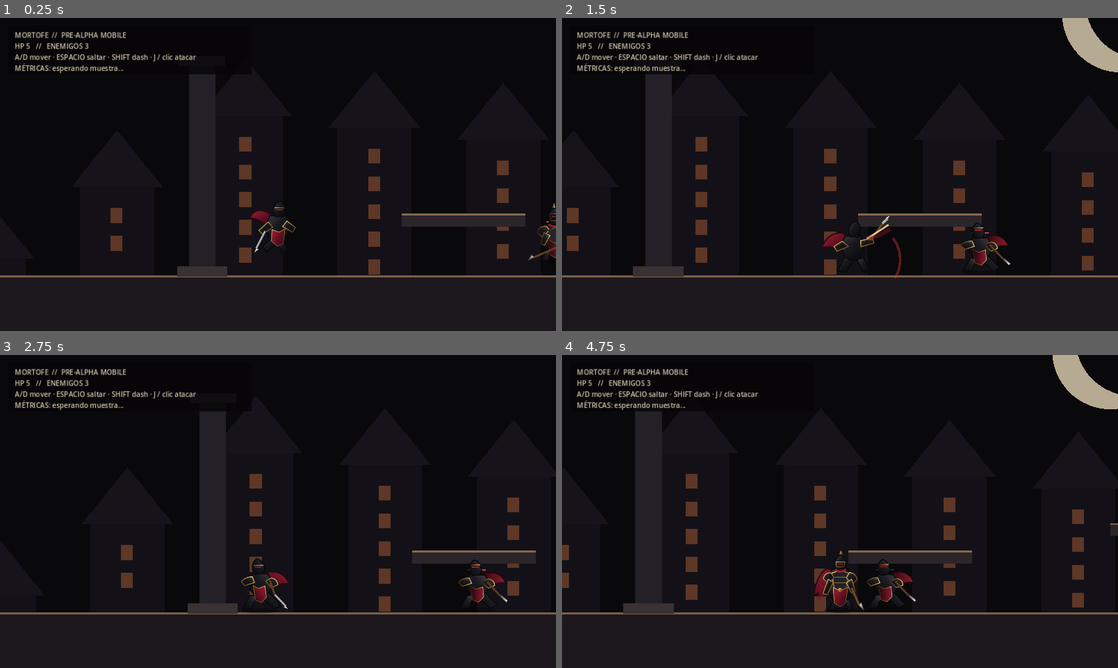
Above: before the commit, frames 1-4 (two rows, left to right).
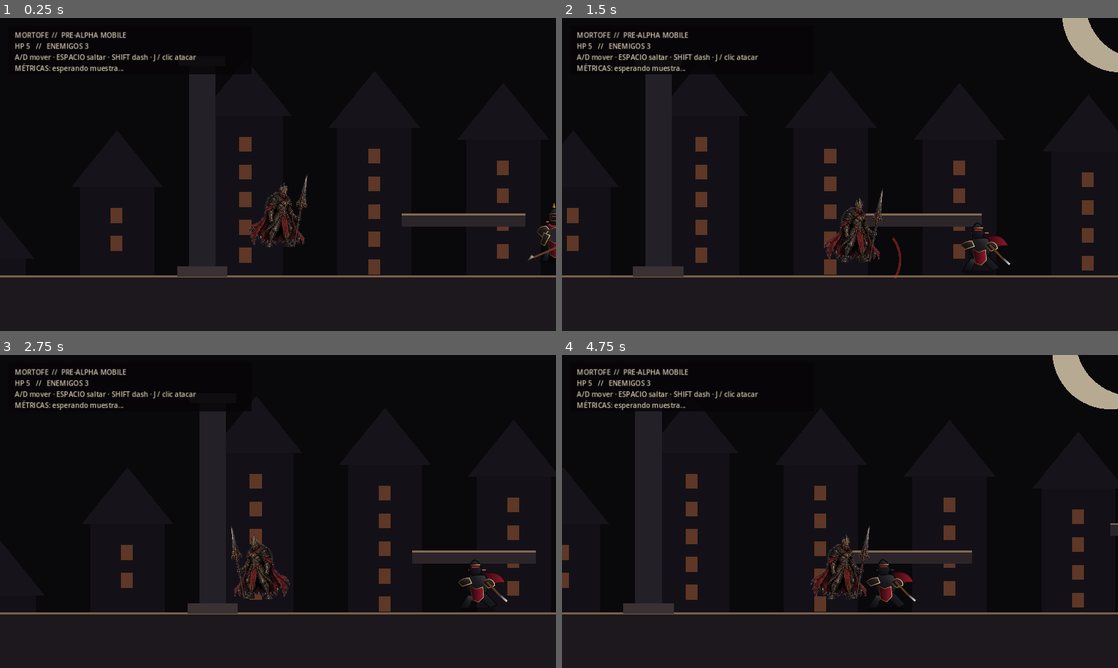
Above: after the commit, the same moments.

Repository: heliossamuelhernandezreyes/Godot-juegos-2d
Game: Godot game, scene res://main.tscn
Two runs of this game, one before a commit and one after it. Both use one fixed random seed, a clock stepped at 60 frames per second and the inputs below.
Inputs (mouse positions are in pixels of both pictures, inside the frame that each line leads up to):
- Up to frame 1 (0.25 s): no input
- Up to frame 2 (1.5 s): tap Enter at 0.5 s; move the mouse to (962, 158) at 0.52 s; hold D (move_right) 0.53-1.25 s; tap J (attack) at 0.6 s; click (962, 158) at 0.67 s; tap Space (jump) at 0.77 s; drag from (728, 190) to (856, 233) at 1.27 s
- Up to frame 3 (2.75 s): move the mouse to (333, 442) at 2.02 s; hold A (move_left) from 2.03 s (still down); tap K at 2.1 s
- Up to frame 4 (4.75 s): release A (move_left) at 2.75 s; drag from (812, 574) to (1017, 602) at 2.77 s; move the mouse to (1006, 558) at 3.52 s; hold D (move_right) 3.53-4.25 s; tap Shift (dash) at 3.6 s; tap Space (jump) at 3.77 s; drag from (673, 464) to (862, 602) at 4.27 s

The runs differ from the first frame. In frame 1, 0.9% of the frame differs, in the area x 44-56%, y 50-75%; in frame 2, 0.9%; in frame 3, 0.9%; in frame 4, 1.0%, in the area x 44-56%, y 54-83%.

Commit message:
art(mortofe): integrate high-res SPR_PLAYER_IDLE_001

Diff:
--- a/Mortofe/art/production/player/idle/SPR_PLAYER_IDLE_001/metadata.json
+++ b/Mortofe/art/production/player/idle/SPR_PLAYER_IDLE_001/metadata.json
@@ -1,5 +1,5 @@
 {
-  "schema_version": 1,
+  "schema_version": 2,
   "id": "SPR_PLAYER_IDLE_001",
   "project": "Mortofe",
   "character": "player",
@@ -12,13 +12,18 @@
     "rendering": "non-pixel 2D illustrated sprite",
     "silhouette": "strong mobile-readable full-body silhouette",
     "palette": ["blackened steel", "deep crimson", "aged gold"],
-    "equipment": "long polearm",
-    "notes": "No procedural placeholder art. This is the first individually tracked production-art review unit."
+    "equipment": "long ornate polearm",
+    "notes": "User-approved high-resolution character design. This replaces the earlier low-resolution review source; no procedural placeholder art is accepted as production art."
   },
   "source": {
-    "encoded_review_source": "source.webp.b64",
+    "encoding": "webp-base64-parts",
+    "encoded_review_source_pattern": "source.webp.b64.partNN",
+    "source_parts": 7,
+    "source_resolution": [1254, 1254],
+    "sha256": "ed7947d81a7459a95b81b61d524253443c12c0936677770e853c3740f4c15462",
     "master": "master.png",
-    "master_locked_after_approval": true
+    "master_locked_after_approval": true,
+    "design_approved_by_user": true
   },
   "runtime": {
     "normalized": "normalized.png",
@@ -30,16 +35,15 @@
   },
   "evidence": {
     "build_report": "build_report.json",
-    "source_webp_sha256": "811d873ddd544b4e78313bf4d65c43d784cdd7be50007184956a823674df5a89",
-    "master_png_sha256": "e31d62f48996b20981af970544ca98ab2bbc13a65fbe7e46a8703c13e4a46478",
-    "normalized_png_sha256": "d1798cd607f20292347327bb1363346dc5aa9f158ca3cb120a96ee80b2bea26e"
+    "source_webp_sha256": "ed7947d81a7459a95b81b61d524253443c12c0936677770e853c3740f4c15462",
+    "runtime_in_game_review": "pending-ci-capture"
   },
   "review": {
-    "identity_consistency": "pending-user-visual-review",
-    "silhouette": "pending-user-visual-review",
-    "material_readability": "pending-user-visual-review",
-    "mobile_scale_readability": "pending-user-visual-review",
-    "pivot_baseline": "pass-mechanical",
+    "identity_consistency": "pass-user-design-approval",
+    "silhouette": "pass-user-design-approval",
+    "material_readability": "pass-user-design-approval",
+    "mobile_scale_readability": "pending-ci-capture",
+    "pivot_baseline": "pending-highres-materialization",
     "approval_required_before_next_idle_frame": true
   }
 }
--- a/Mortofe/scripts/player.gd
+++ b/Mortofe/scripts/player.gd
@@ -7,7 +7,7 @@
 const Hitbox2D = preload("res://scripts/combat/hitbox_2d.gd")
 const Hurtbox2D = preload("res://scripts/combat/hurtbox_2d.gd")
 const PLAYER_ATLAS: Texture2D = preload("res://art/generated/player_atlas.svg")
-const PLAYER_PRODUCTION_CANDIDATE_PATH := "res://art/normalized/player/player_idle_prod_v1.png"
+const PLAYER_PRODUCTION_CANDIDATE_PATH := "res://art/production/player/idle/SPR_PLAYER_IDLE_001/normalized.png"
 const FRAME_SIZE := Vector2(256, 256)
 const PRODUCTION_CANDIDATE_MODE := true
 
@@ -206,9 +206,8 @@
 	production_candidate_active = candidate_texture != null
 
 	if production_candidate_active:
-		# Production gate v1 intentionally reuses one normalized frame across states.
-		# This validates silhouette, gameplay scale, pivot/baseline, HUD overlap and
-		# movement/camera integration before animation production is expanded.
+		# Per-sprite production gate: the first approved design is intentionally
+		# reused across states until the remaining individually tracked frames exist.
 		_add_candidate_animation(frames, &"idle", candidate_texture, 1.0, true)
 		_add_candidate_animation(frames, &"run", candidate_texture, 1.0, true)
 		_add_candidate_animation(frames, &"jump", candidate_texture, 1.0, false)
@@ -226,8 +225,8 @@
 	visual.animation = &"idle"
 	if production_candidate_active:
 		# Normalized asset: 384x384, baseline y=350, center y=192.
-		# (350 - 192) * 0.5 = 79 px, so this keeps the visual feet on body origin.
-		# 300 px visual height * 0.5 = 150 px ~= 20.8% of the 720p design height.
+		# (350 - 192) * 0.5 = 79 px keeps the visual feet on body origin.
+		# 300 px visual height * 0.5 = 150 px ~= 20.8% of 720p design height.
 		visual.position = Vector2(0, -79)
 		visual.scale = Vector2(0.5, 0.5)
 	else:
Not shown, changed: .github/workflows/mortofe-materialize-sprite-units.yml
Not shown, changed: Mortofe/tools/materialize_sprite_units.py
